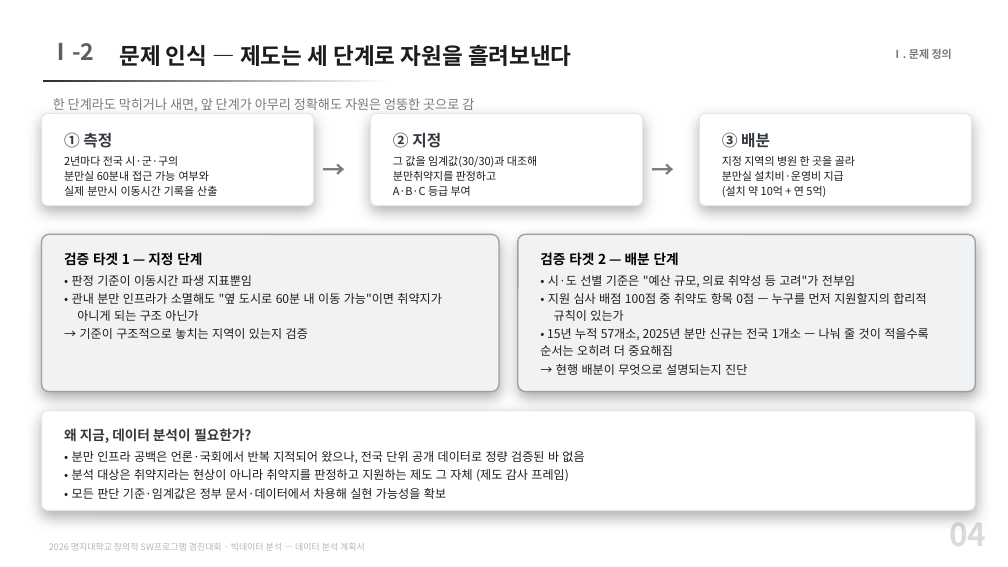
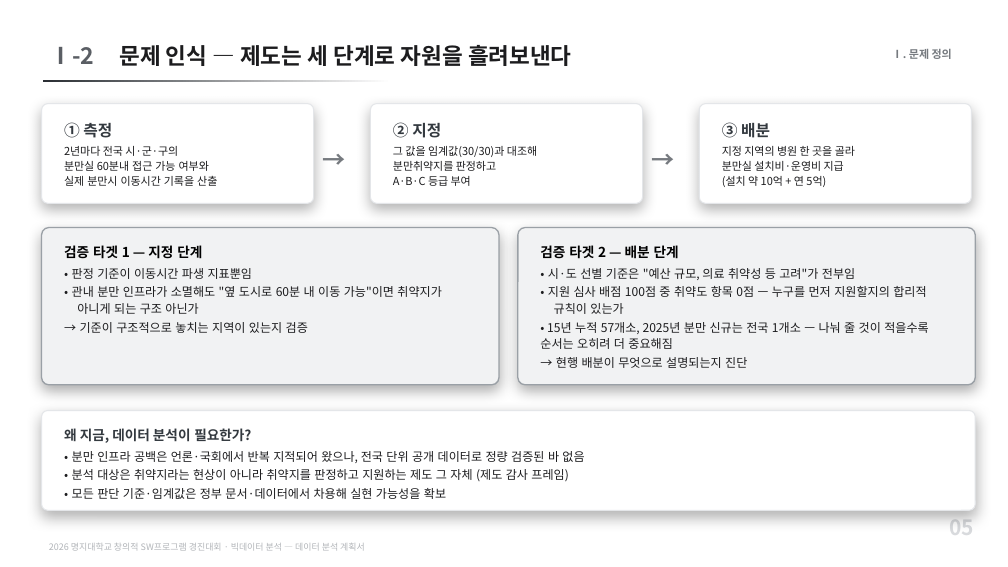
Before and after one commit to karvvan/maternity-care-policy-audit, a slide deck: slide 5 of 04_제출물/데이터분석_계획서.pptx (slide 4 before the commit). Drawn at 1008x567 pixels with LibreOffice and Linux fonts; fonts in the diff are those of the drawing. Boxes give left, top, right and bottom in pixels: in the first picture for what was removed or moved away, otherwise in the second. Text is boxed around its words. In the diff, an @@ line names an element or a change of style, - is before the commit and + after.

```diff
--- a/04_제출물/데이터분석_계획서.pptx
+++ b/04_제출물/데이터분석_계획서.pptx
@@ text "Ⅰ-2": place and size @@
-text "Ⅰ-2" at (49, 43, 94, 60)
+text "Ⅰ-2" at (49, 47, 94, 64)
@@ rounded rectangle: place and size @@
-rounded rectangle at (42, 113, 314, 206)
+rounded rectangle at (42, 104, 314, 203)
@@ text removed at (53, 98, 474, 111) @@
-한 단계라도 막히거나 새면, 앞 단계가 아무리 정확해도 자원은 엉뚱한 곳으로 감
@@ rounded rectangle: place and size @@
-rounded rectangle at (371, 113, 643, 206)
+rounded rectangle at (371, 104, 643, 203)
@@ rounded rectangle: place and size @@
-rounded rectangle at (699, 113, 972, 206)
+rounded rectangle at (699, 104, 972, 203)
@@ 5 texts: place and size @@
-5 texts at (64, 132, 855, 197)
+5 texts at (64, 122, 855, 187)
@@ 2 texts, 2 rounded rectangles: place and size @@
-2 texts, 2 rounded rectangles at (42, 234, 975, 392)
+2 texts, 2 rounded rectangles at (42, 228, 975, 385)
@@ text at (949, 511, 974, 541): text changed; size 30 to 20 pt @@
-04
+05
```
Also in this commit, not shown: 12 other slides changed, 4 slides added, 2 other files.
